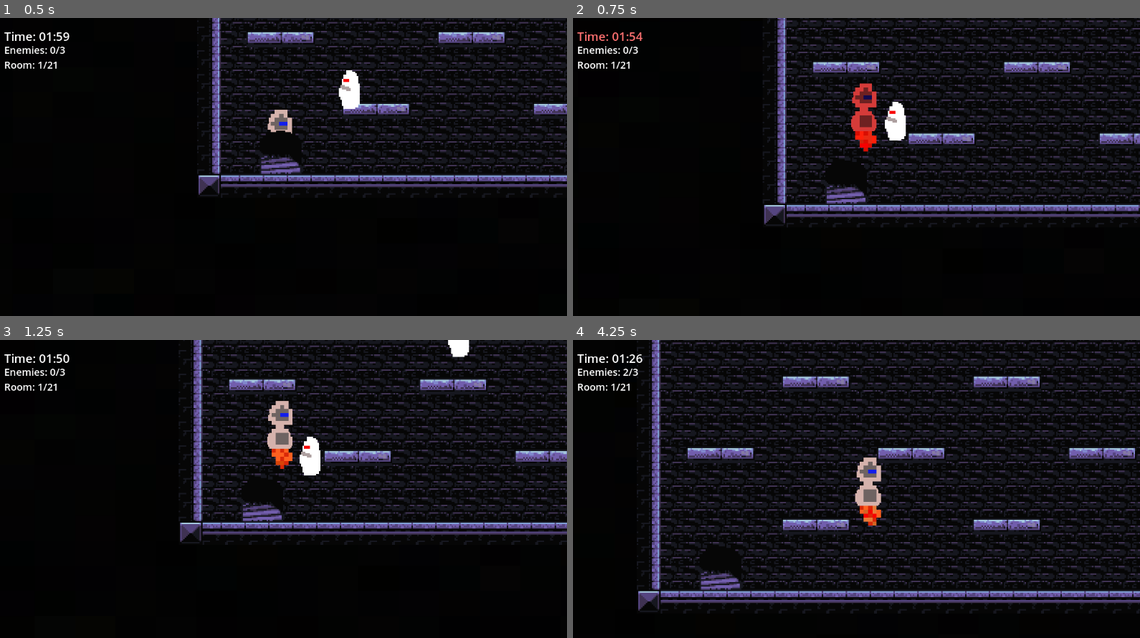
Above: before the commit, frames 1-4 (two rows, left to right).
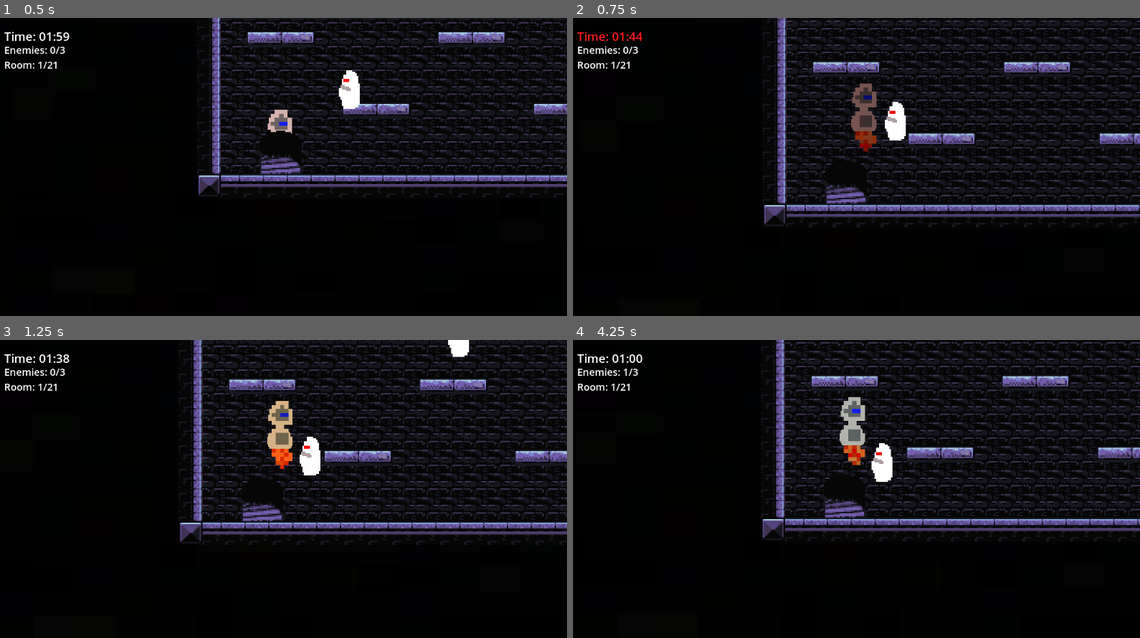
Above: after the commit, the same moments.

Repository: qvix-sh4de/Time-Is-Of-The-Essence
Game: Godot game, scene res://Scenes/game.tscn
Same seed, same stepped clock (60 frames per second), same inputs: the game is played once before the commit and once after it.
Inputs:
- Up to frame 1 (0.5 s): no input
- Up to frame 2 (0.75 s): tap Enter (ui_accept) at 0.5 s; hold Right (ui_right) from 0.53 s (still down); tap E at 0.6 s
- Up to frame 3 (1.25 s): keep holding Right (ui_right); tap Enter (ui_accept) at 0.77, 1.07 s; tap G at 0.8 s
- Up to frame 4 (4.25 s): tap G at 1.35, 3.8 s; tap Enter (ui_accept) at 1.52, 1.82, 2.3, 2.85, 3.02, 3.32, 3.77, 4.07 s; tap F at 1.55, 2.1 s; release Right (ui_right) at 2.03 s; hold Left (ui_left) 2.03-2.78 s; hold Right (ui_right) from 2.78 s (still down); tap E at 3.05, 3.6 s

Frame 1 is identical in both runs. In frame 2, 0.9% of the frame differs, in the area x 0-54%, y 4-45%; in frame 3, 0.4%; in frame 4, 34%, in the area x 8-100%, y 0-92%.

Commit message:
Missing 21

Diff:
--- a/Scripts/enemy.gd
+++ b/Scripts/enemy.gd
@@ -102,7 +102,7 @@
 
 func take_damage(amount: int = 1):
 	health -= amount
-	print("Enemy takes damage! Health remaining: ", health)
+	print("Enemy takes ", amount, " damage! Health remaining: ", health)
 
 	# Visual feedback for taking damage
 	flash_red()
--- a/Scripts/game.gd
+++ b/Scripts/game.gd
@@ -652,8 +652,12 @@
 			penalty_amount = 5
 		"attack":
 			penalty_amount = 5
+		"shield":
+			penalty_amount = 10  # NEW: E key shield ability
+		"powerup":
+			penalty_amount = 5   # NEW: G key power-up ability
 		"special":
-			penalty_amount = 3
+			penalty_amount = 3   # Legacy
 
 	game_time = max(0, game_time - penalty_amount)
 	print("Time penalty: -", penalty_amount, "s. Remaining: ", game_time, "s")
--- a/Scripts/player.gd
+++ b/Scripts/player.gd
@@ -1,4 +1,4 @@
-# player.gd - Complete Fixed Player Script
+# player.gd - Complete Player Script with New Combat System
 extends CharacterBody2D
 
 # Movement settings
@@ -8,9 +8,14 @@
 @export var friction: float = 1000.0
 
 # Combat settings
-@export var attack_range: float = 80.0
+@export var attack_range: float = 50.0  # Same as enemy attack range
 var is_invincible: bool = false
 var invincibility_time: float = 1.0
+var attack_cooldown: float = 0.0
+var attack_cooldown_time: float = 2.0  # 2 second attack cooldown
+var shield_active: bool = false
+var shield_time_remaining: float = 0.0
+var next_attack_multiplier: int = 1  # For G ability (3x damage)
 
 # Camera and references
 var camera: Camera2D
@@ -36,13 +41,11 @@
 	hit_timer.one_shot = true
 	hit_timer.timeout.connect(_on_invincibility_end)
 
-	# FIXED: Collision system - enemies on layer 5 won't push player
-	# Player stays on default layer 1, detects platforms on layer 1
+	# Set collision layers
 	collision_layer = 1  # Player is on layer 1
 	collision_mask = 1   # Player only collides with layer 1 (platforms), NOT layer 5 (enemies)
-	# This prevents enemies from pushing the player around
-
-	print("Robot player ready with fixed collision!")
+
+	print("Robot player ready with new combat system!")
 
 func setup_camera():
 	# Create and configure camera
@@ -64,6 +67,19 @@
 	print("Player camera setup complete with 3x zoom")
 
 func _physics_process(delta):
+	# Update cooldowns
+	if attack_cooldown > 0:
+		attack_cooldown -= delta
+
+	if shield_time_remaining > 0:
+		shield_time_remaining -= delta
+		if shield_time_remaining <= 0:
+			shield_active = false
+			print("🛡️ Shield deactivated")
+			# Reset sprite color when shield ends
+			if animated_sprite:
+				animated_sprite.modulate = Color.WHITE
+
 	# Handle gravity
 	if not is_on_floor():
 		velocity.y += get_gravity().y * delta
@@ -88,10 +104,25 @@
 		match event.keycode:
 			KEY_F:
 				attack()
+			KEY_E:
+				activate_shield()
 			KEY_G:
-				special_action()
+				power_up_next_attack()
+			KEY_A:
+				area_attack()
 
 func attack():
+	# Check if attack ability is available (battery > 10%)
+	if main_game and main_game.has_method("is_ability_available"):
+		if not main_game.is_ability_available("attack"):
+			print("❌ Attack disabled - battery too low (need >10%)")
+			return
+
+	# Check attack cooldown
+	if attack_cooldown > 0:
+		print("Attack on cooldown! Wait %.1f seconds" % attack_cooldown)
+		return
+
 	print("Robot attacks!")
 
 	# Apply attack time penalty
@@ -99,35 +130,158 @@
 		main_game.apply_time_penalty("attack")
 		print("Attack cost 5 seconds!")
 
-	# Find and damage enemies in range
+	# Start attack cooldown
+	attack_cooldown = attack_cooldown_time
+
+	# Find and damage ONE enemy in range (closest first)
 	var enemies = get_tree().get_nodes_in_group("enemies")
-	var enemies_hit = 0
-
+	var enemies_in_range = []
+
+	# Collect all enemies in range
 	for enemy in enemies:
 		if enemy and is_instance_valid(enemy):
 			var distance = global_position.distance_to(enemy.global_position)
 			if distance <= attack_range:
-				print("Hit enemy at distance: ", distance)
+				enemies_in_range.append({"enemy": enemy, "distance": distance})
+
+	if enemies_in_range.size() == 0:
+		print("No enemies in range")
+		return
+
+	# Sort by distance (closest first)
+	enemies_in_range.sort_custom(func(a, b): return a.distance < b.distance)
+
+	# Attack only the closest enemy
+	var target_enemy = enemies_in_range[0].enemy
+	var damage = next_attack_multiplier  # Use multiplier for damage
+
+	print("Hit closest enemy at distance: %.1f with %dx damage" % [enemies_in_range[0].distance, damage])
+
+	if target_enemy.has_method("take_damage"):
+		target_enemy.take_damage(damage)
+
+	# Reset attack multiplier after use
+	if next_attack_multiplier > 1:
+		print("💥 Power attack used! (%dx damage)" % next_attack_multiplier)
+		next_attack_multiplier = 1
+
+	# Attack visual effect
+	if animated_sprite:
+		var tween = create_tween()
+		tween.tween_property(animated_sprite, "modulate", Color.RED, 0.1)
+		tween.tween_property(animated_sprite, "modulate", Color.WHITE, 0.2)
+
+func activate_shield():
+	# Check if shield ability is available (battery > 25%)
+	if main_game and main_game.has_method("is_ability_available"):
+		if not main_game.is_ability_available("shield"):
+			print("❌ Shield disabled - battery too low (need >25%)")
+			return
+
+	print("🛡️ Robot activates energy shield!")
+
+	# Apply shield time penalty (10 seconds)
+	if main_game and main_game.has_method("apply_time_penalty"):
+		main_game.apply_time_penalty("shield")
+		print("Shield cost 10 seconds!")
+
+	# Activate shield for 5 seconds
+	shield_active = true
+	shield_time_remaining = 5.0
+	print("🛡️ Shield active for 5 seconds - immune to damage!")
+
+	# Visual effect - cyan glow while shield is active
+	if animated_sprite:
+		var tween = create_tween()
+		tween.tween_property(animated_sprite, "modulate", Color.CYAN, 0.3)
+
+func area_attack():
+	# Check if area attack ability is available (battery > 10%)
+	if main_game and main_game.has_method("is_ability_available"):
+		if not main_game.is_ability_available("area_attack"):
+			print("❌ Area attack disabled - battery too low (need >10%)")
+			return
+
+	# Check attack cooldown
+	if attack_cooldown > 0:
+		print("Area attack on cooldown! Wait %.1f seconds" % attack_cooldown)
+		return
+
+	print("💥 Robot unleashes AREA ATTACK!")
+
+	# Apply area attack time penalty (15 seconds)
+	if main_game and main_game.has_method("apply_time_penalty"):
+		main_game.apply_time_penalty("area_attack")
+		print("Area attack cost 15 seconds!")
+
+	# Start attack cooldown
+	attack_cooldown = attack_cooldown_time
+
+	# Find ALL enemies within 100 pixels
+	var enemies = get_tree().get_nodes_in_group("enemies")
+	var enemies_hit = 0
+	var area_range = 100.0
+
+	for enemy in enemies:
+		if enemy and is_instance_valid(enemy):
+			var distance = global_position.distance_to(enemy.global_position)
+			if distance <= area_range:
+				print("Area attack hit enemy at distance: %.1f" % distance)
 				if enemy.has_method("take_damage"):
-					enemy.take_damage(1)
+					enemy.take_damage(1)  # Always 1 HP damage
 					enemies_hit += 1
 
 	if enemies_hit == 0:
-		print("No enemies in range")
-
-func special_action():
-	print("Robot special action!")
-
-	# Apply special action time penalty
-	if main_game and main_game.has_method("apply_time_penalty"):
-		main_game.apply_time_penalty("special")
-		print("Special action cost 3 seconds!")
+		print("No enemies in area attack range (100px)")
+	else:
+		print("💥 Area attack hit %d enemies!" % enemies_hit)
+
+	# Dramatic visual effect for area attack
+	if animated_sprite:
+		var tween = create_tween()
+		# Flash bright white then fade to normal
+		tween.tween_property(animated_sprite, "modulate", Color.WHITE * 2.0, 0.1)
+		tween.tween_property(animated_sprite, "modulate", Color.WHITE, 0.3)
+
+func power_up_next_attack():
+	# Check if power-up ability is available (battery > 50%)
+	if main_game and main_game.has_method("is_ability_available"):
+		if not main_game.is_ability_available("powerup"):
+			print("❌ Power-up disabled - battery too low (need >50%)")
+			return
+
+	print("⚡ Robot charges up next attack!")
+
+	# Apply power-up time penalty (5 seconds)
+	if main_game and main_game.has_method("apply_time_penalty"):
+		main_game.apply_time_penalty("powerup")
+		print("Power-up cost 5 seconds!")
+
+	# Set next attack to do 3x damage
+	next_attack_multiplier = 3
+	print("💪 Next attack will do 3x damage!")
+
+	# Visual effect - yellow flash
+	if animated_sprite:
+		var tween = create_tween()
+		tween.tween_property(animated_sprite, "modulate", Color.YELLOW, 0.2)
+		tween.tween_property(animated_sprite, "modulate", Color.WHITE, 0.3)
 
 func take_hit(source: String):
+	# Check if shield is active
+	if shield_active:
+		print("🛡️ Shield blocked attack from: %s" % source)
+		# Visual shield effect
+		if animated_sprite:
+			var tween = create_tween()
+			tween.tween_property(animated_sprite, "modulate", Color.WHITE, 0.1)
+			tween.tween_property(animated_sprite, "modulate", Color.CYAN, 0.1)
+		return
+
 	if is_invincible:
 		return
 
-	print("Robot takes hit from: ", source)
+	print("Robot takes hit from: %s" % source)
 
 	# Apply hit penalty
 	if main_game and main_game.has_method("apply_time_penalty"):
@@ -152,7 +306,7 @@
 		tween.tween_property(animated_sprite, "modulate", Color.WHITE, 0.4)
 
 func _flip_sprite(direction: float):
-	# FIXED sprite flipping - no more mirror glitch
+	# Sprite flipping - no more mirror glitch
 	if animated_sprite:
 		if direction > 0:
 			animated_sprite.flip_h = false  # Face right
@@ -165,12 +319,16 @@
 	velocity = Vector2.ZERO  # Stop any movement
 	if camera:
 		camera.force_update_scroll()
-	print("Player teleported to: ", new_position)
+	print("Player teleported to: %s" % new_position)
 
 func reset_player_state():
 	# Reset player state when entering new room
 	velocity = Vector2.ZERO
 	is_invincible = false
+	attack_cooldown = 0.0
+	shield_active = false
+	shield_time_remaining = 0.0
+	next_attack_multiplier = 1
 
 	if animated_sprite:
 		animated_sprite.modulate = Color.WHITE
@@ -187,3 +345,10 @@
 		camera.position_smoothing_enabled = true
 
 	print("Player state reset for new room")
+
+# Legacy function for compatibility
+func special_action():
+	print("Robot special action!")
+	if main_game and main_game.has_method("apply_time_penalty"):
+		main_game.apply_time_penalty("special")
+		print("Special action cost 3 seconds!")
